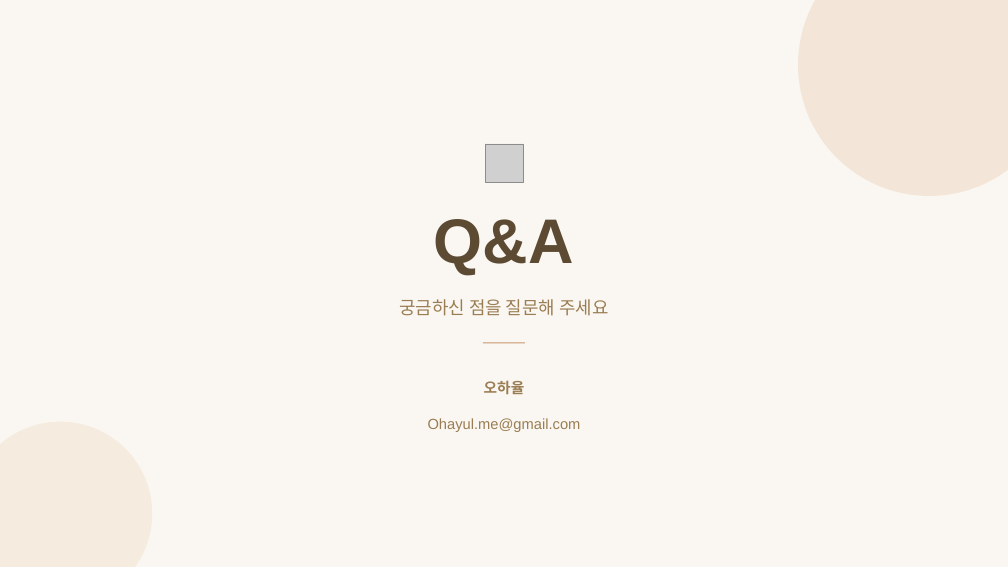
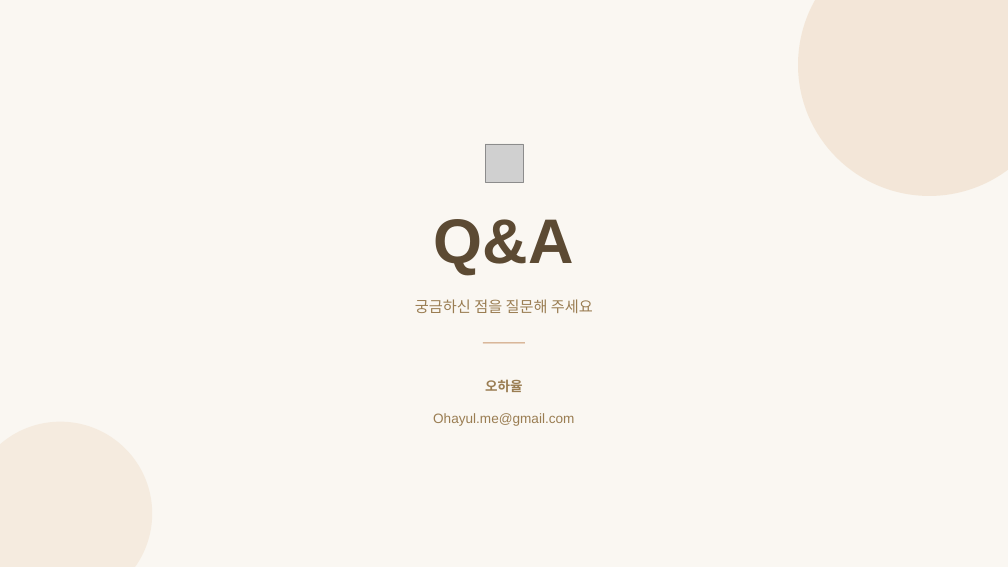
Before and after one commit to HaYul0611/varo-shopping-mall, a slide deck: slide 17 of tmp/프로젝트 제출양식/VARO_ShoppingMall.pptx (slide 15 before the commit). Drawn at 1008x567 pixels with LibreOffice and Linux fonts; fonts in the diff are those of the drawing; grey boxes stand for pictures. Boxes give left, top, right and bottom in pixels: in the first picture for what was removed or moved away, otherwise in the second. Text is boxed around its words. In the diff, an @@ line names an element or a change of style, - is before the commit and + after.

```diff
--- a/tmp/프로젝트 제출양식/VARO_ShoppingMall.pptx
+++ b/tmp/프로젝트 제출양식/VARO_ShoppingMall.pptx
@@ text "궁금하신 점을 질문해 주세요" at (x1=415, y1=299, x2=593, y2=313): size 25.5 to 21.7 pt @@
@@ text "오하율 Ohayul.me@gmail.com" at (x1=433, y1=379, x2=574, y2=426): size 21 to 19.4 pt @@
```
Also in this commit, not shown: 12 other slides changed, 2 slides added, 8 other files.
